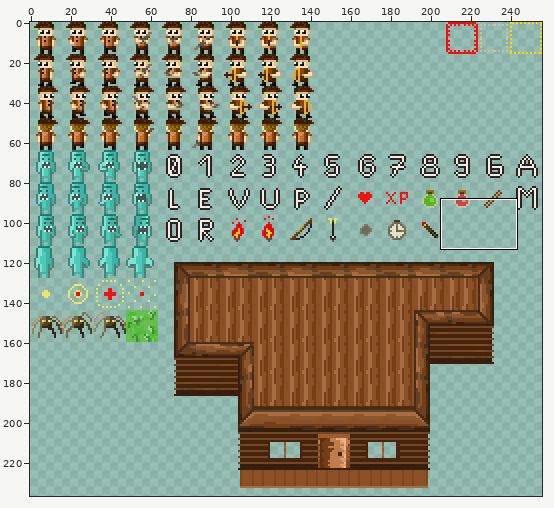
One commit to this sprite sheet: assets/RAW/sprites.png. The first picture is a wide view before the edit; the outline marks the close-up.
Close-up. The starting point:
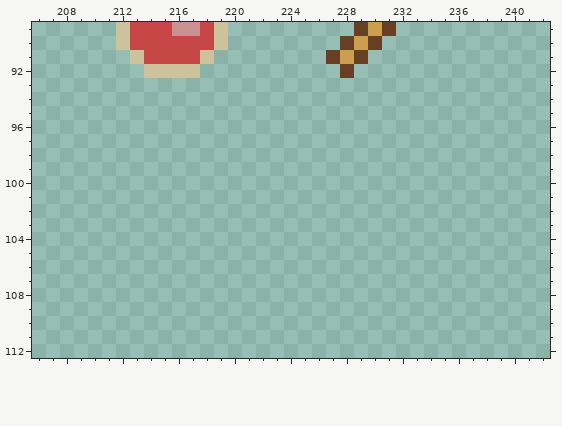
The file is 256x256 pixels. Pixels under 10% opacity are left out. Colours within 5 levels of each other are drawn and written as one. Shown: x 206..242, y 89..112. The wide view leaves out empty margins.
Once edited:
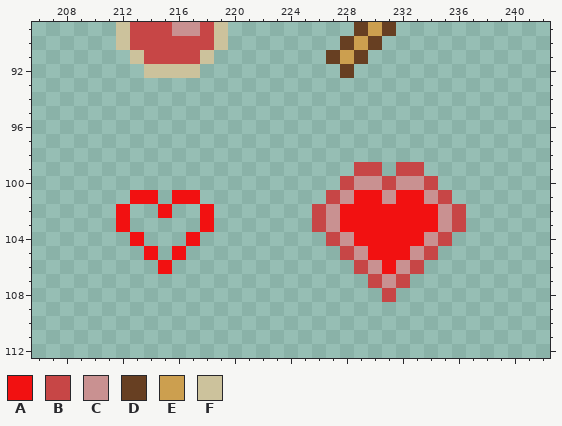
Palette (. is transparent): A #f21111  B #c74646  C #c99191  D #673f22  E #cc9f4f  F #ccc29c
Edits made:
@@ x 206..242 @@
  98 .....................................
- 99 .....................................
-100 .....................................
-101 .....................................
-102 .....................................
-103 .....................................
-104 .....................................
-105 .....................................
-106 .....................................
-107 .....................................
-108 .....................................
+ 99 .......................BB.BB.........
+100 ......................BCCBCCB........
+101 .......AA.AA.........BCAACAACB.......
+102 ......A..A..A.......BCAAAAAAACB......
+103 ......A.....A.......BCAAAAAAACB......
+104 .......A...A.........BCAAAAACB.......
+105 ........A.A...........BCAAACB........
+106 .........A.............BCACB.........
+107 ........................BCB..........
+108 .........................B...........
 109 .....................................
Where, in picture pixels (left, top, right, bottom), the same in both close-ups:
added: (312, 162, 466, 302)
added: (116, 190, 214, 274)
